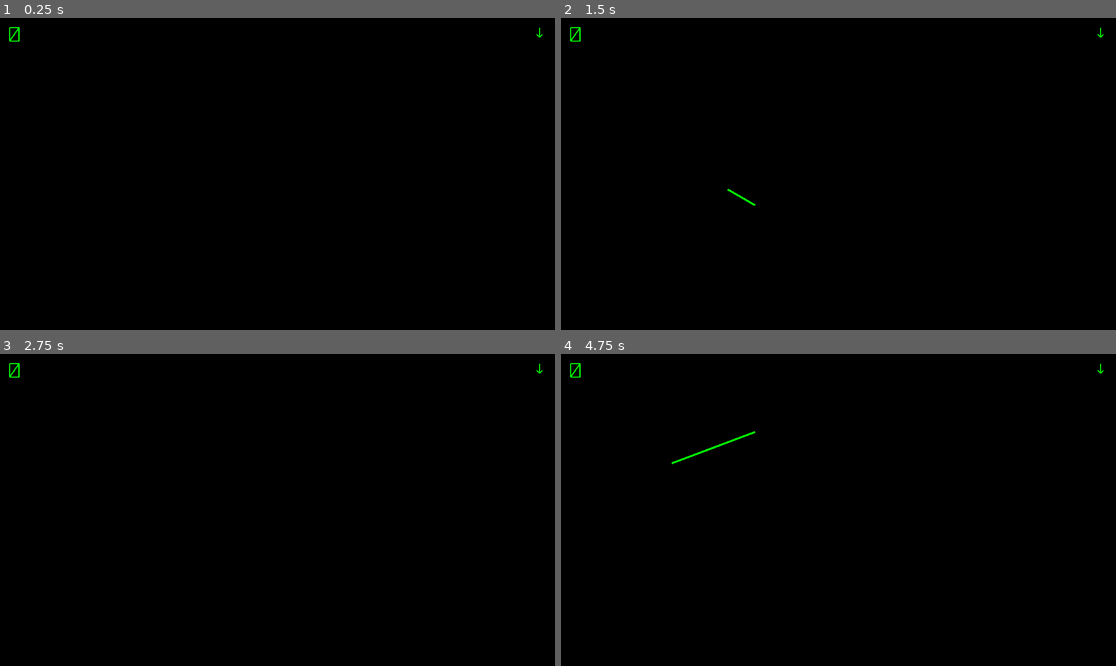
Above: before the commit, frames 1-4 (two rows, left to right).
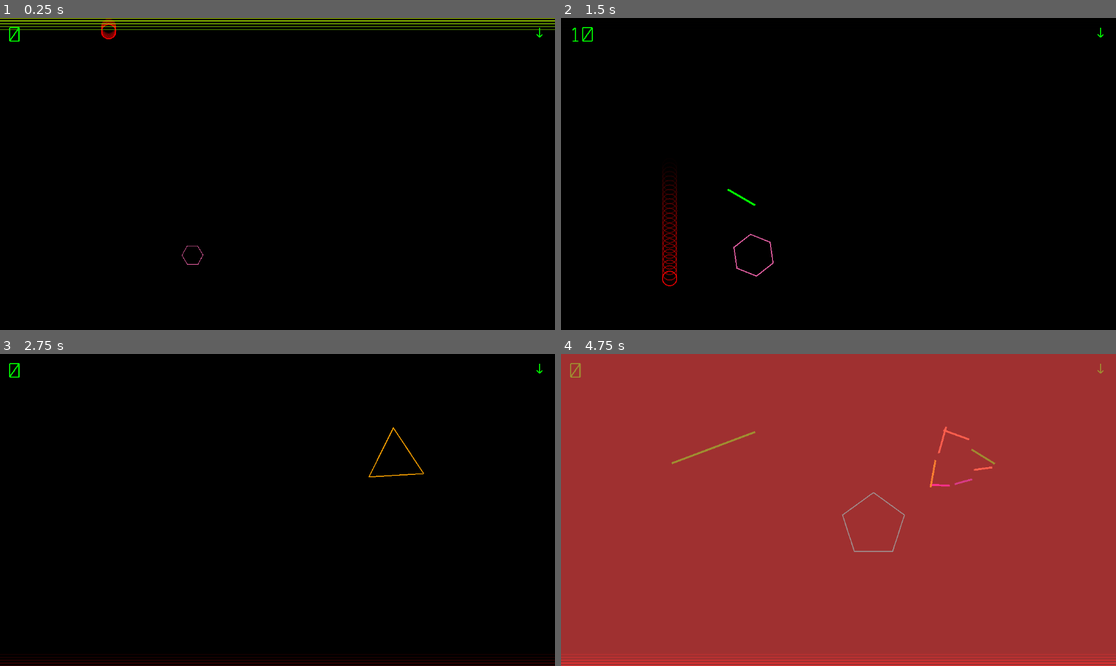
Above: after the commit, the same moments.

Repository: justinstroud-campmeeker/vexer
Game: Godot game, scene res://scenes/testlevel.tscn
Two runs of this game, one before a commit and one after it. Both use one fixed random seed, a clock stepped at 60 frames per second and the inputs below.
Inputs (mouse positions are in pixels of both pictures, inside the frame that each line leads up to):
- Up to frame 1 (0.25 s): no input
- Up to frame 2 (1.5 s): move the mouse to (960, 158) at 0.52 s; click (960, 158) at 0.67 s; drag from (727, 189) to (810, 236) at 1.27 s
- Up to frame 3 (2.75 s): move the mouse to (333, 441) at 2.02 s; click (333, 441) at 2.17 s
- Up to frame 4 (4.75 s): drag from (810, 572) to (672, 463) at 2.77 s; move the mouse to (1005, 556) at 3.52 s; click (1005, 556) at 3.67 s; drag from (672, 463) to (755, 432) at 4.27 s

The runs differ from the first frame. In frame 1, 1.9% of the frame differs, in the area x 0-100%, y 0-80%; in frame 2, 0.7%; in frame 3, 1.2%; in frame 4, 100%, in the area x 0-100%, y 0-100%.
Error before the commit: Parse Error: Cannot infer the type of "gravity_vector" variable because the value doesn't have a set type. (res://scripts/test_scene.gd:133)

Commit message:
Added gravity change and further screen craziness

Diff:
--- a/icon.svg
+++ b/icon.svg
@@ -1 +1,54 @@
-<svg xmlns="http://www.w3.org/2000/svg" width="128" height="128"><rect width="124" height="124" x="2" y="2" fill="#363d52" stroke="#212532" stroke-width="4" rx="14"/><g fill="#fff" transform="translate(12.322 12.322)scale(.101)"><path d="M105 673v33q407 354 814 0v-33z"/><path fill="#478cbf" d="m105 673 152 14q12 1 15 14l4 67 132 10 8-61q2-11 15-15h162q13 4 15 15l8 61 132-10 4-67q3-13 15-14l152-14V427q30-39 56-81-35-59-83-108-43 20-82 47-40-37-88-64 7-51 8-102-59-28-123-42-26 43-46 89-49-7-98 0-20-46-46-89-64 14-123 42 1 51 8 102-48 27-88 64-39-27-82-47-48 49-83 108 26 42 56 81zm0 33v39c0 276 813 276 814 0v-39l-134 12-5 69q-2 10-14 13l-162 11q-12 0-16-11l-10-65H446l-10 65q-4 11-16 11l-162-11q-12-3-14-13l-5-69z"/><path d="M483 600c0 34 58 34 58 0v-86c0-34-58-34-58 0z"/><circle cx="725" cy="526" r="90"/><circle cx="299" cy="526" r="90"/></g><g fill="#414042" transform="translate(12.322 12.322)scale(.101)"><circle cx="307" cy="532" r="60"/><circle cx="717" cy="532" r="60"/></g></svg>
+<?xml version="1.0" encoding="UTF-8" standalone="no"?>
+<svg
+   width="128"
+   height="128"
+   version="1.1"
+   id="svg6"
+   sodipodi:docname="icon.svg"
+   inkscape:version="1.4.2 (ebf0e940, 2025-05-08)"
+   xmlns:inkscape="http://www.inkscape.org/namespaces/inkscape"
+   xmlns:sodipodi="http://sodipodi.sourceforge.net/DTD/sodipodi-0.dtd"
+   xmlns="http://www.w3.org/2000/svg"
+   xmlns:svg="http://www.w3.org/2000/svg">
+  <defs
+     id="defs6" />
+  <sodipodi:namedview
+     id="namedview6"
+     pagecolor="#ffffff"
+     bordercolor="#000000"
+     borderopacity="0.25"
+     inkscape:showpageshadow="2"
+     inkscape:pageopacity="0.0"
+     inkscape:pagecheckerboard="0"
+     inkscape:deskcolor="#d1d1d1"
+     inkscape:zoom="6.5"
+     inkscape:cx="64"
+     inkscape:cy="63.923077"
+     inkscape:window-width="1952"
+     inkscape:window-height="1186"
+     inkscape:window-x="571"
+     inkscape:window-y="631"
+     inkscape:window-maximized="0"
+     inkscape:current-layer="svg6" />
+  <rect
+     width="124"
+     height="124"
+     x="2"
+     y="2"
+     fill="#363d52"
+     stroke="#212532"
+     stroke-width="4"
+     rx="14"
+     id="rect1"
+     style="fill:#000000;fill-opacity:1;stroke:#ff0d0d;stroke-opacity:1" />
+  <path
+     style="fill:#000000;fill-opacity:1;stroke:#0dff53;stroke-opacity:1;stroke-width:4;stroke-dasharray:none"
+     d="M 12.769231,59.538462 73.846154,112"
+     id="path6" />
+  <circle
+     style="fill:#000000;fill-opacity:1;stroke:#ff0d0d;stroke-width:2.60584;stroke-opacity:1"
+     id="path7"
+     cx="76.769234"
+     cy="42.46154"
+     r="12.42785" />
+</svg>
--- a/project.godot
+++ b/project.godot
@@ -22,4 +22,5 @@
 [rendering]
 
 renderer/rendering_method="mobile"
+textures/vram_compression/import_etc2_astc=true
 environment/defaults/default_clear_color=Color(0, 0, 0, 1)
--- a/scenes/bonus_shape.tscn
+++ b/scenes/bonus_shape.tscn
@@ -1,10 +1,9 @@
 [gd_scene load_steps=2 format=3 uid="uid://cxn4m7p2kqv8w"]
 
-[ext_resource type="Script" path="res://scripts/bonus_shape.gd" id="1_bonus"]
+[ext_resource type="Script" uid="uid://m5c010q432dd" path="res://scripts/bonus_shape.gd" id="1_bonus"]
 
 [node name="BonusShape" type="Area2D"]
 collision_layer = 2
-collision_mask = 1
 script = ExtResource("1_bonus")
 
 [node name="ShapeLine" type="Line2D" parent="."]
--- a/scripts/ball.gd
+++ b/scripts/ball.gd
@@ -2,6 +2,7 @@
 
 signal scored(points: int)
 signal hit_player_line
+signal hit_wall(wall_name: String)
 
 @onready var circle: Line2D = $Circle
 @onready var trail_container: Node2D = $TrailContainer
@@ -130,6 +131,9 @@
 	if body.get_parent() and body.get_parent().name == "PlayerLine":
 		_start_throb()
 		hit_player_line.emit()
+	# Check if it's a wall
+	elif body.name in ["NorthWall", "SouthWall", "EastWall", "WestWall"]:
+		hit_wall.emit(body.name)
 
 func _on_body_exited(body: Node) -> void:
 	bodies_in_contact.erase(body)
--- /dev/null
+++ b/scripts/edge_glow.gd
@@ -0,0 +1,56 @@
+extends Node2D
+
+const FADE_DURATION := 1.5
+const LINE_WIDTH := 2.0
+const LINE_GAP := 4.0  # 4px visible gap between lines
+const NUM_LINES := 5
+
+var lifetime: float = 0.0
+var lines: Array[Line2D] = []
+var base_color: Color
+
+func setup(edge: int, viewport_size: Vector2, color: Color) -> void:
+	base_color = color
+
+	# Create multiple thin lines with gaps for vector aesthetic
+	for i in range(NUM_LINES):
+		var line := Line2D.new()
+		line.width = LINE_WIDTH
+		line.default_color = Color(color.r, color.g, color.b, 0.9 - float(i) * 0.15)
+		line.antialiased = true
+
+		# Each line is offset by line width + gap
+		var offset := float(i) * (LINE_WIDTH + LINE_GAP)
+
+		# Position based on edge (0=North, 1=East, 2=South, 3=West)
+		match edge:
+			0:  # North (top)
+				line.add_point(Vector2(0, offset))
+				line.add_point(Vector2(viewport_size.x, offset))
+			1:  # East (right)
+				line.add_point(Vector2(viewport_size.x - offset, 0))
+				line.add_point(Vector2(viewport_size.x - offset, viewport_size.y))
+			2:  # South (bottom)
+				line.add_point(Vector2(0, viewport_size.y - offset))
+				line.add_point(Vector2(viewport_size.x, viewport_size.y - offset))
+			3:  # West (left)
+				line.add_point(Vector2(offset, 0))
+				line.add_point(Vector2(offset, viewport_size.y))
+
+		add_child(line)
+		lines.append(line)
+
+func _process(delta: float) -> void:
+	lifetime += delta
+
+	var t := lifetime / FADE_DURATION
+	if t >= 1.0:
+		queue_free()
+		return
+
+	# Fade out all lines
+	for i in range(lines.size()):
+		var line := lines[i]
+		var base_alpha := 0.9 - float(i) * 0.15
+		var alpha := base_alpha * (1.0 - t)
+		line.default_color = Color(base_color.r, base_color.g, base_color.b, alpha)
--- a/scripts/test_scene.gd
+++ b/scripts/test_scene.gd
@@ -13,6 +13,7 @@
 
 const BALL_SCENE := preload("res://scenes/ball.tscn")
 const BONUS_SHAPE_SCENE := preload("res://scenes/bonus_shape.tscn")
+const EDGE_GLOW_SCRIPT := preload("res://scripts/edge_glow.gd")
 
 const INITIAL_SPAWN_INTERVAL := 3.0
 const MIN_SPAWN_INTERVAL := 0.5
@@ -24,7 +25,7 @@
 const FLASH_DURATION := 0.15
 const BALL_LOST_PENALTY := 50
 
-@export var gravity_rotation_threshold := 200  # Points needed to rotate gravity
+@export var gravity_rotation_threshold := 1000  # Points needed to rotate gravity
 
 # Gravity directions: 0=North(down), 1=East(left), 2=South(up), 3=West(right)
 const GRAVITY_VECTORS := [
@@ -78,6 +79,26 @@
 	is_flashing = true
 	flash_timer = FLASH_DURATION
 
+func _spawn_edge_glow(edge: int, color: Color) -> void:
+	var glow := Node2D.new()
+	glow.set_script(EDGE_GLOW_SCRIPT)
+	add_child(glow)
+	glow.setup(edge, viewport_size, color)
+
+func _get_spawn_edge() -> int:
+	# Returns the edge balls spawn from based on gravity direction
+	# 0=North, 1=East, 2=South, 3=West
+	match current_gravity_direction:
+		0: return 0  # Gravity down, spawn from North
+		1: return 1  # Gravity left, spawn from East
+		2: return 2  # Gravity up, spawn from South
+		3: return 3  # Gravity right, spawn from West
+	return 0
+
+func _get_exit_edge() -> int:
+	# Returns the edge balls exit from (opposite of spawn)
+	return (_get_spawn_edge() + 2) % 4
+
 func _update_flash(delta: float) -> void:
 	if is_flashing:
 		flash_timer -= delta
@@ -130,7 +151,7 @@
 
 func _apply_gravity() -> void:
 	# Set physics gravity based on direction
-	var gravity_vector := GRAVITY_VECTORS[current_gravity_direction]
+	var gravity_vector: Vector2 = GRAVITY_VECTORS[current_gravity_direction]
 	PhysicsServer2D.area_set_param(
 		get_viewport().find_world_2d().space,
 		PhysicsServer2D.AREA_PARAM_GRAVITY_VECTOR,
@@ -209,8 +230,12 @@
 
 	ball.scored.connect(_on_ball_scored)
 	ball.hit_player_line.connect(_on_ball_hit_player_line)
+	ball.hit_wall.connect(_on_ball_hit_wall)
 
 	balls_container.add_child(ball)
+
+	# Green glow on spawn edge
+	_spawn_edge_glow(_get_spawn_edge(), Color.GREEN)
 
 	# Increase spawn rate
 	current_spawn_interval *= SPAWN_ACCELERATION
@@ -241,7 +266,21 @@
 func _on_ball_hit_player_line() -> void:
 	player_line.start_throb()
 
+func _on_ball_hit_wall(wall_name: String) -> void:
+	# Yellow glow on the wall that was hit
+	var edge: int
+	match wall_name:
+		"NorthWall": edge = 0
+		"EastWall": edge = 1
+		"SouthWall": edge = 2
+		"WestWall": edge = 3
+		_: return
+	_spawn_edge_glow(edge, Color.YELLOW)
+
 func _on_ball_lost(ball: Node) -> void:
+	# Red glow on exit edge
+	_spawn_edge_glow(_get_exit_edge(), Color.RED)
+
 	# Subtract score, flash screen, explode shapes
 	hud.subtract_score(BALL_LOST_PENALTY)
 	_trigger_flash()
Not shown, added: export_presets.cfg
Not shown, added: scripts/edge_glow.gd.uid
